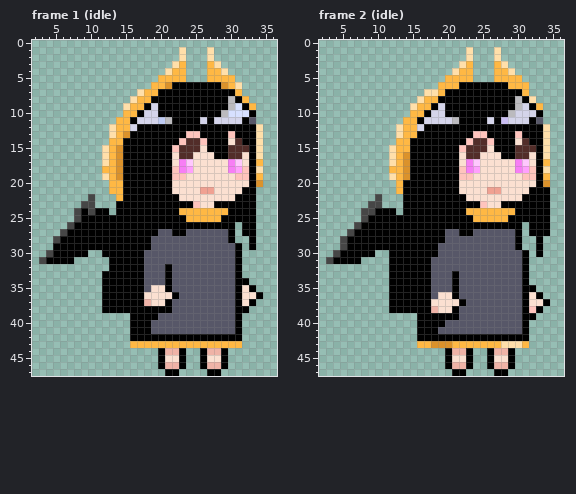
Two versions of one pixel-art file, saraqael/assets/ases/saraqael.ase. The picture above was drawn from the file before the commit.
48x48 pixels, 53 frames. Shown: frame 1 (idle): x 2..36, y 0..47; frame 2 (idle): x 2..36, y 0..47.
After the commit:
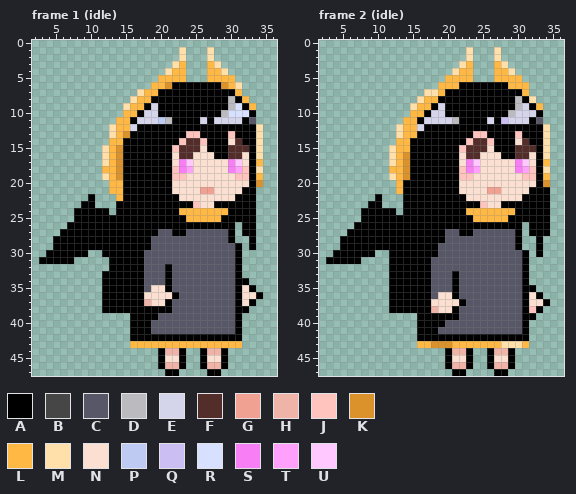
Palette (. is transparent): A #000000  B #464646  C #575768  D #bbbabe  E #d4d4ea  F #522d29  G #f0a192  H #efb3a7  J #ffc4bd  K #db922b  L #ffb844  M #ffdfaa  N #fbe0d1  P #becaf2  Q #cabef2  R #d7e0ff  S #f77ef5  T #ffa0fd  U #ffc8fe
Diff:
Frame 1 (idle), layer "圖層 1":
y 22: x 10 B -> A
y 23: x 9..10 BB -> AA
y 24: x 8 B -> A; x 10 B -> A
y 25: x 8 B -> A
y 26: x 7 B -> A
y 27: x 6 B -> A
y 28: x 5 B -> A
y 30: x 4 B -> A
y 31: x 3 B -> A
Frame 2 (idle), layer "圖層 1":
y 22: x 10 B -> A
y 23: x 9..10 BB -> AA
y 24: x 8..9 BB -> AA
y 25: x 8 B -> A
y 26: x 7 B -> A
y 27: x 6 B -> A
y 28..29: x 5 B -> A
y 30: x 4 B -> A
y 31: x 3 B -> A
